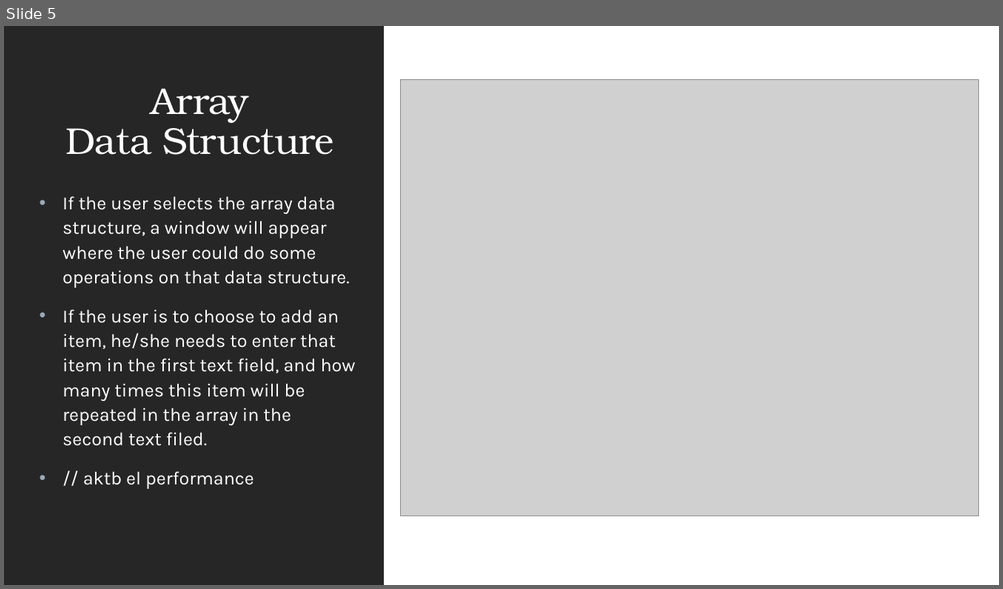
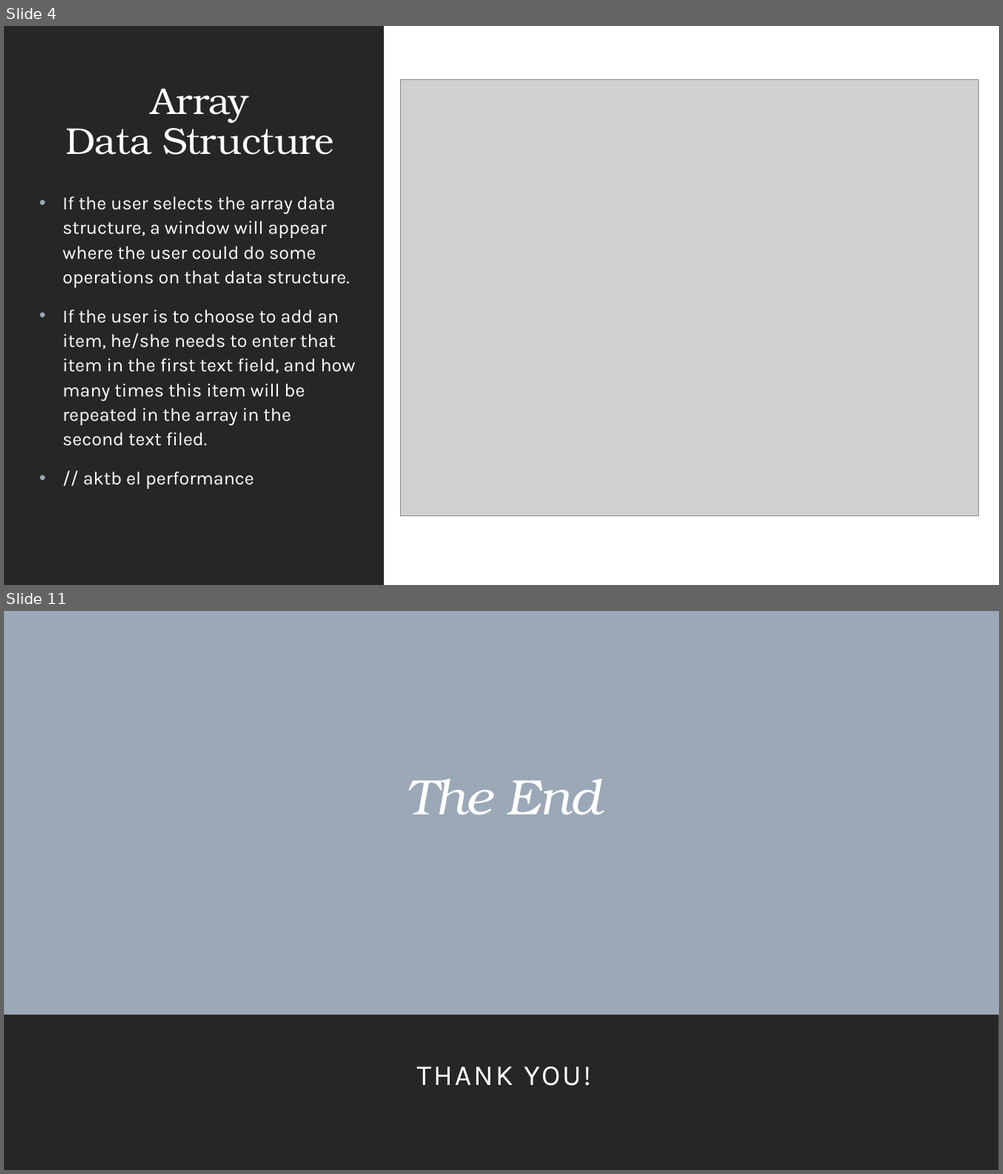
Before and after one commit to Eman-123-eng/Data-Struc.-Visualization, a slide deck: Data Structure Visualization.pptx. Shown one above the other, each under a label of ours: slide 5 before the commit, slides 4 and 11 after it; the slides between them are not shown. The pictures are 1003x589 and 1003x1174 pixels, drawn with LibreOffice and Linux fonts; fonts in the diff are those of the drawing; grey boxes stand for pictures. Boxes give left, top, right and bottom in pixels: in the first picture for what was removed or moved away, otherwise in the second. Text is boxed around its words. In the diff, an @@ line names an element or a change of style, - is before the commit and + after.

```diff
--- a/Data Structure Visualization.pptx
+++ b/Data Structure Visualization.pptx
@@ slide 11 added at (4,611,999,1170), background #FFFFFF @@
@@ rectangle added at (4,611,999,1170), fill #9BA8B7 @@
@@ title added at (406,779,602,815), 48 pt, text #FFFFFF, italic @@
+The End
@@ rectangle added at (4,1015,999,1170), fill #262626 @@
@@ subtitle added at (417,1067,591,1086), 28 pt, text #FFFFFF @@
+THANK YOU!
@@ rectangle added at (4,1133,999,1170), fill #262626 @@
@@ what was slide 5 is now slide 4 @@
```
Also in this commit, not shown: 2 slides changed, 5 other slides added, 5 slides removed, 2 other files.
